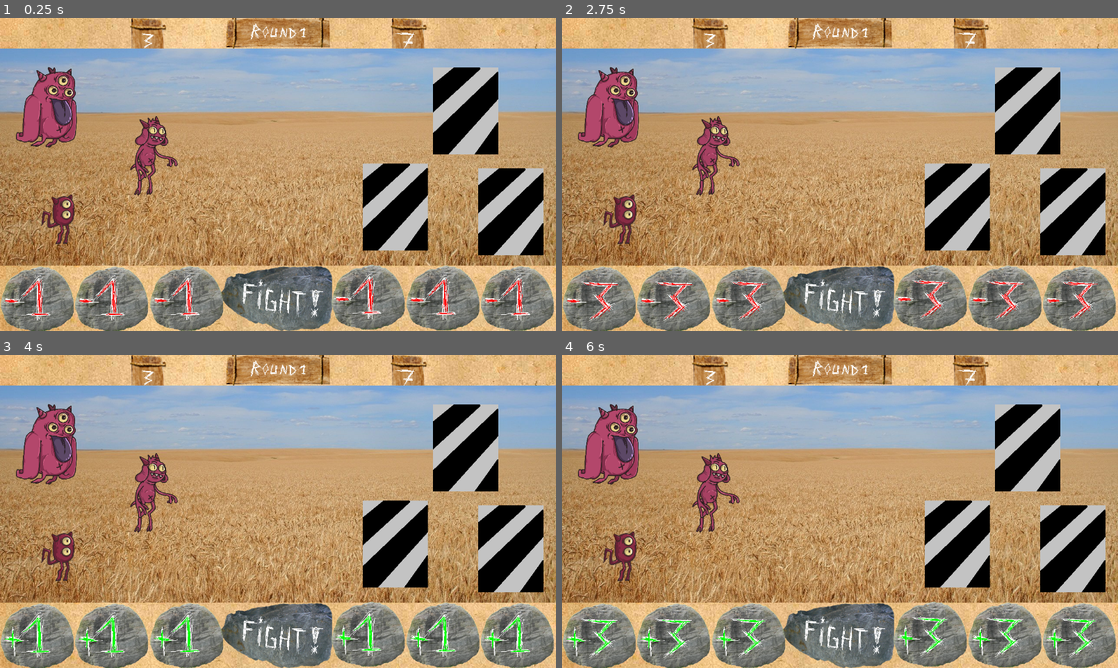
Above: before the commit, frames 1-4 (two rows, left to right).
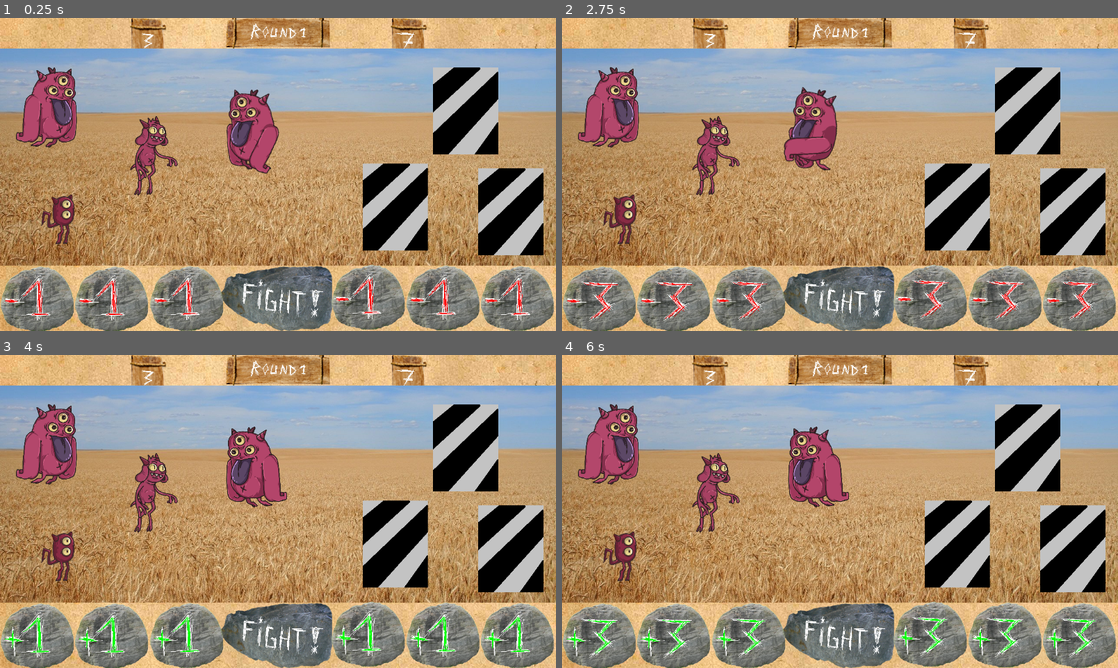
Above: after the commit, the same moments.

Repository: Onizik/Ludum04.24
Game: Godot game, scene res://scenes/main_game.tscn
Two runs of this game, one before a commit and one after it. Both use one fixed random seed, a clock stepped at 60 frames per second and the inputs below. The project has no main scene, so this scene is started directly.
Inputs (mouse positions are in pixels of both pictures, inside the frame that each line leads up to):
- Up to frame 1 (0.25 s): no input
- Up to frame 2 (2.75 s): click (840, 299) at 0.5 s; click (600, 299) at 1.25 s; click (673, 299) at 2 s
- Up to frame 3 (4 s): click (189, 636) at 2.75 s; click (366, 633) at 3.5 s
- Up to frame 4 (6 s): click (1006, 633) at 4.25 s; click (1079, 636) at 5 s; click (840, 636) at 5.75 s

The runs differ from the first frame. In frame 1, 1.9% of the frame differs, in the area x 40-51%, y 22-50%; in frame 2, 1.8%; in frame 3, 2.0%, in the area x 40-52%, y 22-49%; in frame 4, 2.0%.

Commit message:
tested animations and other stuff

Diff:
--- /dev/null
+++ b/assets/game/animations/bes.tscn
@@ -0,0 +1,167 @@
+[gd_scene load_steps=9 format=3 uid="uid://bc1qrum2m26d8"]
+
+[ext_resource type="Texture2D" uid="uid://bf00n1s0iwde6" path="res://assets/game/enemy/bes1/parts/bes1_body.png" id="1_hgl7b"]
+[ext_resource type="Texture2D" uid="uid://df42pj1s5ilgc" path="res://assets/game/enemy/bes1/parts/bes1_arm_l.png" id="2_61j1t"]
+[ext_resource type="Texture2D" uid="uid://ey18x68n74ku" path="res://assets/game/enemy/bes1/parts/bes1_arm_r.png" id="3_0rxpv"]
+[ext_resource type="Texture2D" uid="uid://b0u2o0o5ja2xe" path="res://assets/game/enemy/bes1/parts/bes1_leg_l.png" id="4_f8q4e"]
+[ext_resource type="Texture2D" uid="uid://sdd1icr4856e" path="res://assets/game/enemy/bes1/parts/bes1_leg_r.png" id="5_0locl"]
+
+[sub_resource type="Animation" id="Animation_jjwwm"]
+resource_name = "idle"
+length = 2.0
+loop_mode = 1
+tracks/0/type = "value"
+tracks/0/imported = false
+tracks/0/enabled = true
+tracks/0/path = NodePath("body/arm_l:rotation")
+tracks/0/interp = 1
+tracks/0/loop_wrap = true
+tracks/0/keys = {
+"times": PackedFloat32Array(0, 1),
+"transitions": PackedFloat32Array(1, 1),
+"update": 0,
+"values": [0.0, 1.83609]
+}
+tracks/1/type = "value"
+tracks/1/imported = false
+tracks/1/enabled = true
+tracks/1/path = NodePath("body/arm_r:rotation")
+tracks/1/interp = 1
+tracks/1/loop_wrap = true
+tracks/1/keys = {
+"times": PackedFloat32Array(0, 1),
+"transitions": PackedFloat32Array(1, 1),
+"update": 0,
+"values": [0.0, -0.565487]
+}
+tracks/2/type = "value"
+tracks/2/imported = false
+tracks/2/enabled = true
+tracks/2/path = NodePath("body/leg_l:rotation")
+tracks/2/interp = 1
+tracks/2/loop_wrap = true
+tracks/2/keys = {
+"times": PackedFloat32Array(0, 1),
+"transitions": PackedFloat32Array(1, 1),
+"update": 0,
+"values": [0.0, -0.141372]
+}
+tracks/3/type = "value"
+tracks/3/imported = false
+tracks/3/enabled = true
+tracks/3/path = NodePath("body/leg_r:rotation")
+tracks/3/interp = 1
+tracks/3/loop_wrap = true
+tracks/3/keys = {
+"times": PackedFloat32Array(0, 1),
+"transitions": PackedFloat32Array(1, 1),
+"update": 0,
+"values": [0.0, 0.282743]
+}
+tracks/4/type = "value"
+tracks/4/imported = false
+tracks/4/enabled = true
+tracks/4/path = NodePath("body:rotation")
+tracks/4/interp = 1
+tracks/4/loop_wrap = true
+tracks/4/keys = {
+"times": PackedFloat32Array(0, 1),
+"transitions": PackedFloat32Array(1, 1),
+"update": 0,
+"values": [0.0, 0.282743]
+}
+
+[sub_resource type="Animation" id="Animation_umm8v"]
+length = 0.001
+tracks/0/type = "value"
+tracks/0/imported = false
+tracks/0/enabled = true
+tracks/0/path = NodePath("body/arm_l:rotation")
+tracks/0/interp = 1
+tracks/0/loop_wrap = true
+tracks/0/keys = {
+"times": PackedFloat32Array(0),
+"transitions": PackedFloat32Array(1),
+"update": 0,
+"values": [0.0]
+}
+tracks/1/type = "value"
+tracks/1/imported = false
+tracks/1/enabled = true
+tracks/1/path = NodePath("body/arm_r:rotation")
+tracks/1/interp = 1
+tracks/1/loop_wrap = true
+tracks/1/keys = {
+"times": PackedFloat32Array(0),
+"transitions": PackedFloat32Array(1),
+"update": 0,
+"values": [0.0]
+}
+tracks/2/type = "value"
+tracks/2/imported = false
+tracks/2/enabled = true
+tracks/2/path = NodePath("body/leg_l:rotation")
+tracks/2/interp = 1
+tracks/2/loop_wrap = true
+tracks/2/keys = {
+"times": PackedFloat32Array(0),
+"transitions": PackedFloat32Array(1),
+"update": 0,
+"values": [0.0]
+}
+tracks/3/type = "value"
+tracks/3/imported = false
+tracks/3/enabled = true
+tracks/3/path = NodePath("body/leg_r:rotation")
+tracks/3/interp = 1
+tracks/3/loop_wrap = true
+tracks/3/keys = {
+"times": PackedFloat32Array(0),
+"transitions": PackedFloat32Array(1),
+"update": 0,
+"values": [0.0]
+}
+tracks/4/type = "value"
+tracks/4/imported = false
+tracks/4/enabled = true
+tracks/4/path = NodePath("body:rotation")
+tracks/4/interp = 1
+tracks/4/loop_wrap = true
+tracks/4/keys = {
+"times": PackedFloat32Array(0),
+"transitions": PackedFloat32Array(1),
+"update": 0,
+"values": [0.0]
+}
+
+[sub_resource type="AnimationLibrary" id="AnimationLibrary_df4n8"]
+_data = {
+"RESET": SubResource("Animation_umm8v"),
+"idle": SubResource("Animation_jjwwm")
+}
+
+[node name="bes" type="Node2D"]
+
+[node name="AnimationPlayer" type="AnimationPlayer" parent="."]
+libraries = {
+"": SubResource("AnimationLibrary_df4n8")
+}
+autoplay = "idle"
+
+[node name="body" type="Sprite2D" parent="."]
+texture = ExtResource("1_hgl7b")
+
+[node name="arm_l" type="Sprite2D" parent="body"]
+texture = ExtResource("2_61j1t")
+
+[node name="arm_r" type="Sprite2D" parent="body"]
+z_index = -1
+texture = ExtResource("3_0rxpv")
+
+[node name="leg_l" type="Sprite2D" parent="body"]
+z_index = -1
+texture = ExtResource("4_f8q4e")
+
+[node name="leg_r" type="Sprite2D" parent="body"]
+z_index = -1
+texture = ExtResource("5_0locl")
--- a/scenes/main_game.tscn
+++ b/scenes/main_game.tscn
@@ -18,6 +18,7 @@
 [ext_resource type="Texture2D" uid="uid://dvua2i762wlll" path="res://assets/game/enemy/enemy_temp.png" id="14_vji3i"]
 [ext_resource type="Texture2D" uid="uid://x6rhagmgh51x" path="res://assets/game/enemy/bes2/bes2.png" id="15_nxl0s"]
 [ext_resource type="Texture2D" uid="uid://cekuc218tqsjb" path="res://assets/game/enemy/bes4/Чертила средний.png" id="16_c4qpa"]
+[ext_resource type="PackedScene" uid="uid://bc1qrum2m26d8" path="res://assets/game/animations/bes.tscn" id="19_d6v85"]
 
 [sub_resource type="SpriteFrames" id="SpriteFrames_5bgcr"]
 animations = [{
@@ -60,6 +61,13 @@
 
 [node name="main_game" type="Node2D"]
 script = ExtResource("1_ld8cn")
+
+[node name="bes" parent="." instance=ExtResource("19_d6v85")]
+top_level = true
+light_mask = 0
+visibility_layer = 2
+z_index = 1
+position = Vector2(590, 260)
 
 [node name="bg" type="Sprite2D" parent="."]
 position = Vector2(640, 240)
Not shown: 1 places in scenes/main_game.tscn that only renumber resources
